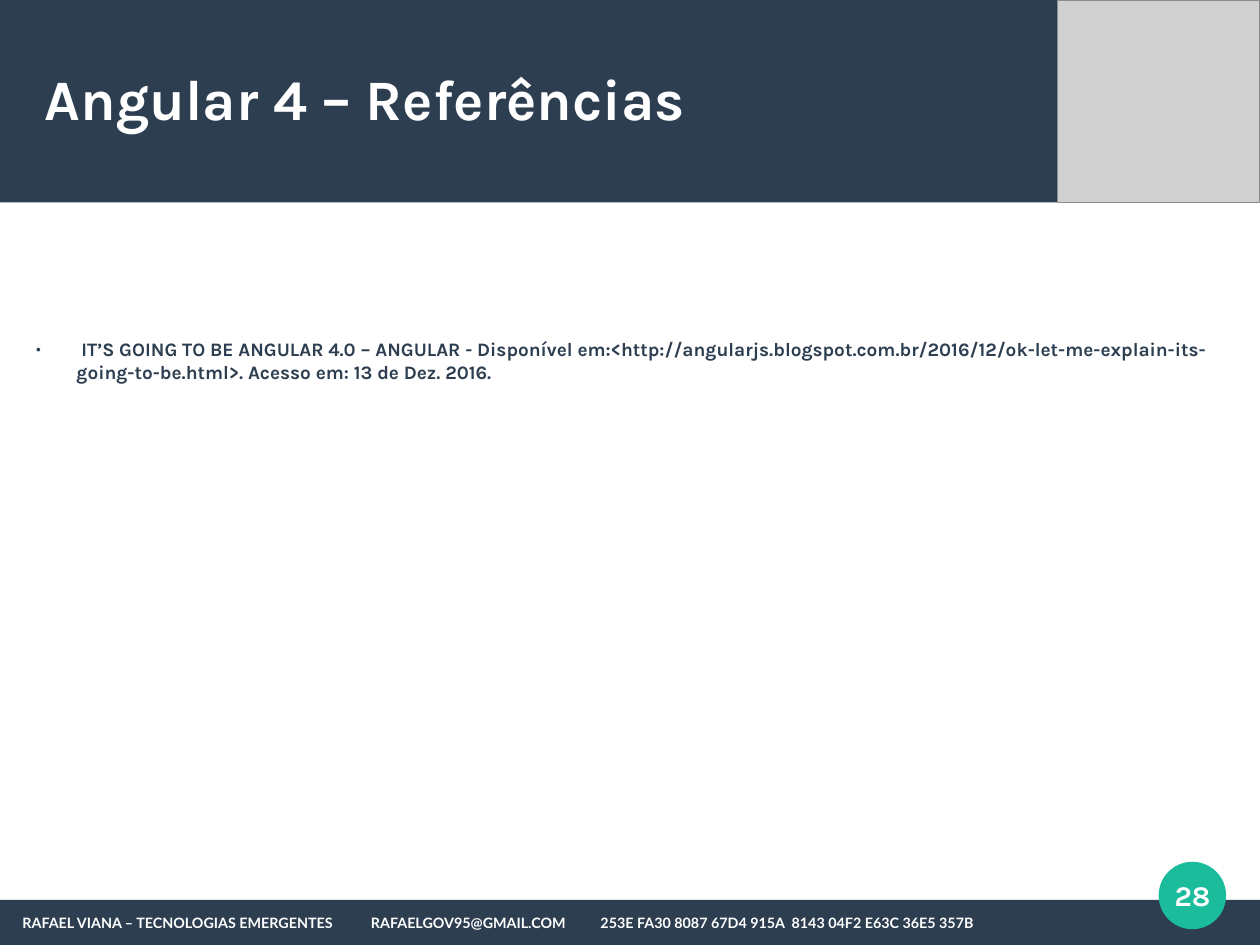
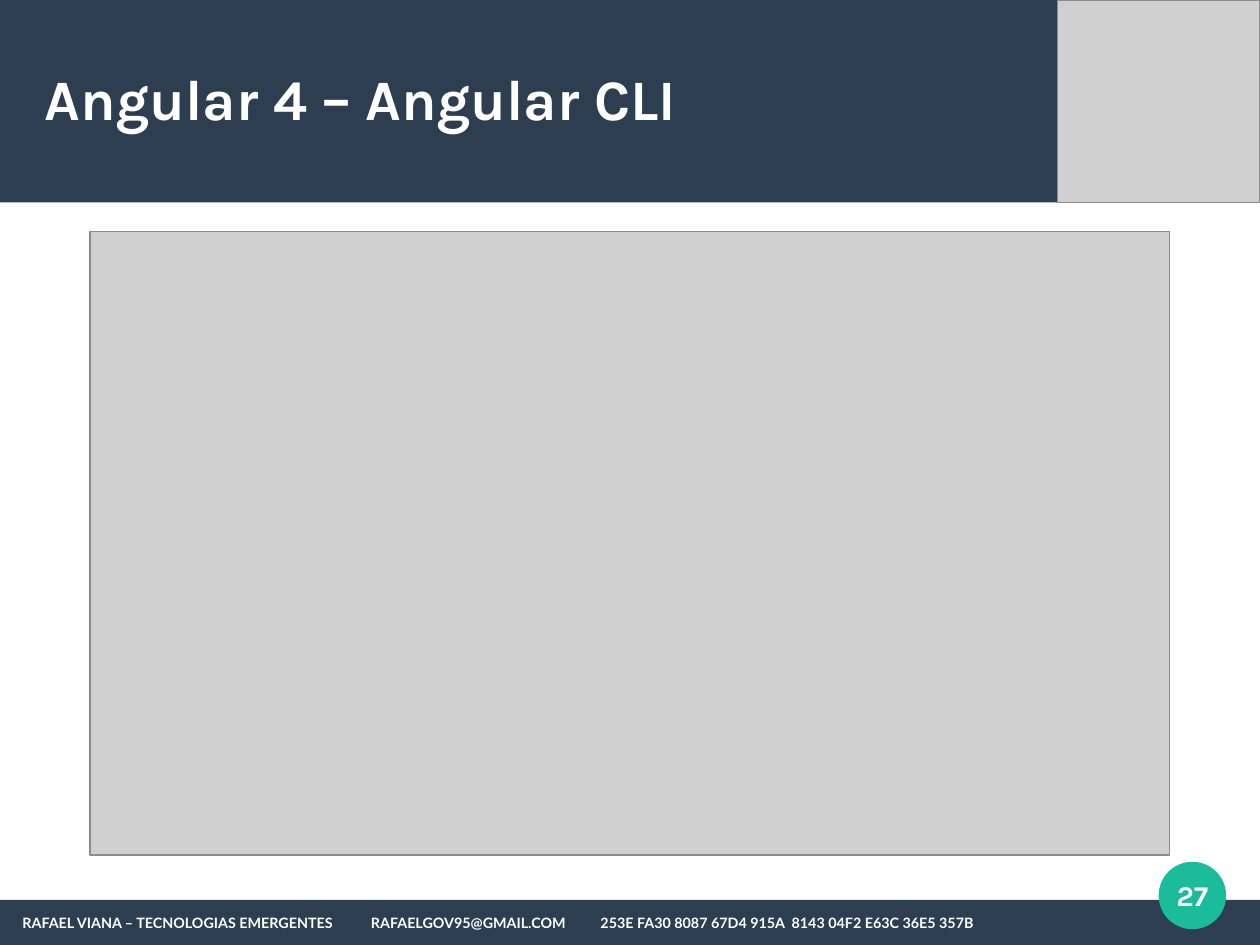
Before and after one commit to rafaelgov95/TE, a slide deck: slide 27 of Apresentação/Angular-4.odp (slide 28 before the commit). Drawn at 1260x945 pixels with LibreOffice and Linux fonts; fonts in the diff are those of the drawing; grey boxes stand for pictures. Boxes give left, top, right and bottom in pixels: in the first picture for what was removed or moved away, otherwise in the second. Text is boxed around its words. In the diff, an @@ line names an element or a change of style, - is before the commit and + after.

```diff
--- a/Apresentação/Angular-4.odp
+++ b/Apresentação/Angular-4.odp
@@ title at (45, 80, 676, 134): text changed @@
-Angular 4 – Referências
+Angular 4 – Angular CLI
@@ picture added at (90, 232, 1171, 855) @@
@@ text removed at (76, 341, 1206, 384) @@
-● IT’S GOING TO BE ANGULAR 4.0 – ANGULAR - Disponível em:<http://angularjs.blogspot.com.br/2016/12/ok-let-me-explain-its-going-to-be.html>. Acesso em: 13 de Dez. 2016.
@@ page number at (1177, 887, 1208, 906): text changed @@
-28
+27
```
Also in this commit, not shown: 2 slides added, 1 slide removed, 2 other files.
